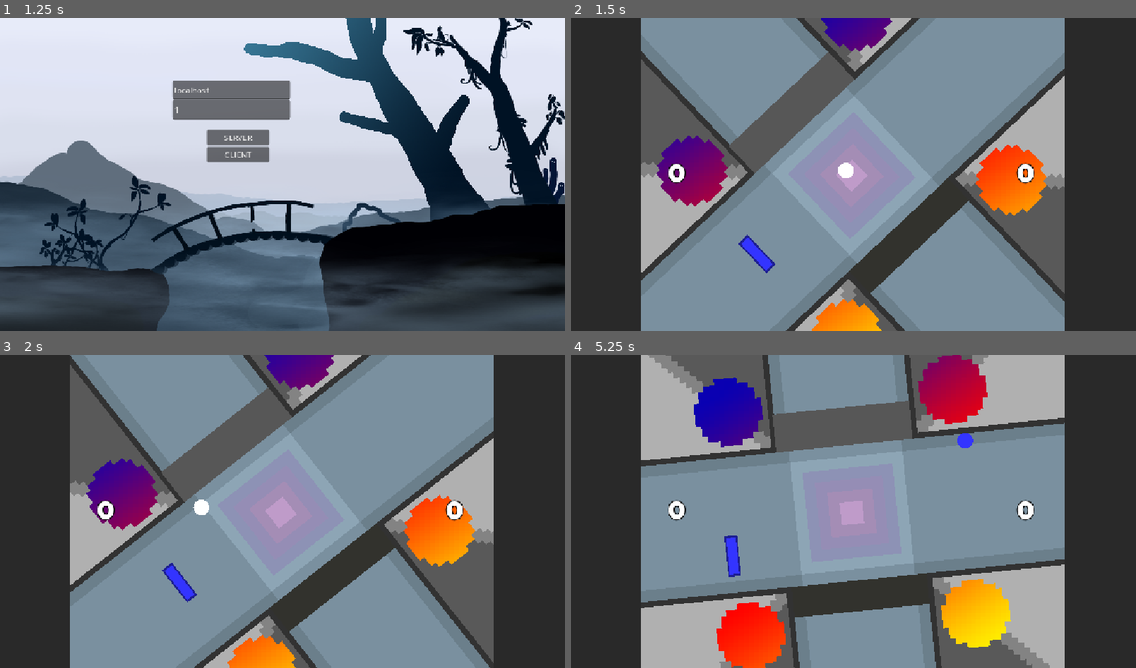
Above: before the commit, frames 1-4 (two rows, left to right).
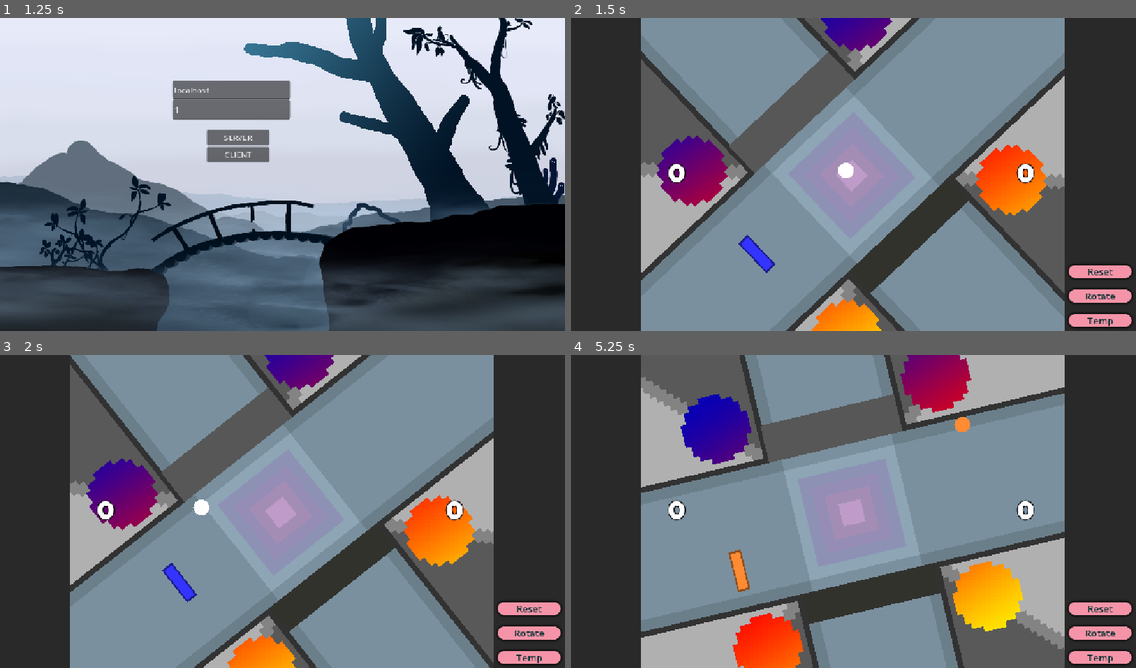
Above: after the commit, the same moments.

Repository: OskarSJ1337/GodotGame
Game: Godot game, scene res://scenes/menus/main_menu.tscn
The game is run twice, just before and just after one commit, with the same random seed, the same clock (stepped at 60 frames per second) and the same inputs.
Inputs (mouse positions are in pixels of both pictures, inside the frame that each line leads up to):
- Up to frame 1 (1.25 s): click "Start" at 0.5 s
- Up to frame 2 (1.5 s): click "CLIENT" at 1.25 s
- Up to frame 3 (2 s): no input
- Up to frame 4 (5.25 s): click (1102, 608) at 2 s, where only the run after the commit has a clickable "Reset"; click (1102, 633) at 2.75 s, where only the run after the commit has a clickable "Rotate"; click (1102, 658) at 3.5 s, where only the run after the commit has a clickable "Temp"; move the mouse to (977, 495) at 4.27 s; hold W (up) 4.28-5.03 s; move the mouse to (740, 527) at 5.02 s; hold S (down) from 5.03 s (still down)

Frame 1 is identical in both runs. In frame 2, 1.3% of the frame differs, in the area x 88-100%, y 79-99%; in frame 3, 1.3%; in frame 4, 22%, in the area x 12-100%, y 0-100%.

Commit message:
Added a reset button and changed project name

Diff:
--- a/project.godot
+++ b/project.godot
@@ -10,7 +10,7 @@
 
 [application]
 
-config/name="Auto Battler v2"
+config/name="Whacky Pong"
 run/main_scene="uid://dsjrjfjbsst5a"
 config/features=PackedStringArray("4.7", "GL Compatibility")
 config/icon="res://icon.svg"
--- a/scenes/battle/game.tscn
+++ b/scenes/battle/game.tscn
@@ -10,6 +10,7 @@
 [ext_resource type="PackedScene" uid="uid://bjlmaor4ohqo8" path="res://scenes/battle/ball.tscn" id="5_l63dy"]
 [ext_resource type="Texture2D" uid="uid://b6cviafai2dtc" path="res://Assets/placeholders/TestBackground.png" id="6_gd1pj"]
 [ext_resource type="FontFile" uid="uid://dm0tf83ellxd4" path="res://Assets/fonts/Boring Time.otf" id="6_wg6ik"]
+[ext_resource type="Script" uid="uid://dgkvw7gm54eay" path="res://scripts/components/reset_board.gd" id="11_ww4su"]
 
 [sub_resource type="SegmentShape2D" id="SegmentShape2D_ig7ix"]
 a = Vector2(143.54266, -144.24979)
@@ -47,6 +48,38 @@
 
 [sub_resource type="RectangleShape2D" id="RectangleShape2D_o32of"]
 size = Vector2(361.3316, 66.46806)
+
+[sub_resource type="StyleBoxFlat" id="StyleBoxFlat_2hqyx"]
+bg_color = Color(0.95969635, 0.5800322, 0.6564213, 1)
+corner_radius_top_left = 16
+corner_radius_top_right = 16
+corner_radius_bottom_right = 16
+corner_radius_bottom_left = 16
+shadow_size = 6
+
+[sub_resource type="StyleBoxFlat" id="StyleBoxFlat_bf6je"]
+bg_color = Color(0.86274654, 0.2967894, 0.4508534, 1)
+corner_radius_top_left = 16
+corner_radius_top_right = 16
+corner_radius_bottom_right = 16
+corner_radius_bottom_left = 16
+shadow_size = 6
+
+[sub_resource type="StyleBoxFlat" id="StyleBoxFlat_uqy5n"]
+bg_color = Color(0.86274654, 0.2967894, 0.4508534, 1)
+corner_radius_top_left = 16
+corner_radius_top_right = 16
+corner_radius_bottom_right = 16
+corner_radius_bottom_left = 16
+shadow_size = 6
+
+[sub_resource type="StyleBoxFlat" id="StyleBoxFlat_rfbvy"]
+bg_color = Color(0.86274654, 0.2967894, 0.4508534, 1)
+corner_radius_top_left = 16
+corner_radius_top_right = 16
+corner_radius_bottom_right = 16
+corner_radius_bottom_left = 16
+shadow_size = 6
 
 [node name="Game" type="Sprite2D" unique_id=1872106350]
 script = ExtResource("1_o32of")
@@ -250,6 +283,57 @@
 scale = Vector2(10.08, 6.8)
 texture = ExtResource("6_gd1pj")
 
+[node name="VBoxContainer" type="VBoxContainer" parent="." unique_id=2088746205]
+anchors_preset = 15
+anchor_right = 1.0
+anchor_bottom = 1.0
+offset_left = 1016.0
+offset_top = 505.0
+offset_right = 1143.0
+offset_bottom = 631.0
+grow_horizontal = 2
+grow_vertical = 2
+size_flags_horizontal = 4
+size_flags_vertical = 4
+theme_override_constants/separation = 23
+
+[node name="Reset" type="Button" parent="VBoxContainer" unique_id=961585201]
+layout_mode = 2
+size_flags_vertical = 10
+theme_override_colors/font_color = Color(0.02990414, 0.19671607, 0.19291523, 1)
+theme_override_font_sizes/font_size = 19
+theme_override_styles/normal = SubResource("StyleBoxFlat_2hqyx")
+theme_override_styles/pressed = SubResource("StyleBoxFlat_bf6je")
+theme_override_styles/hover = SubResource("StyleBoxFlat_uqy5n")
+theme_override_styles/hover_pressed = SubResource("StyleBoxFlat_rfbvy")
+text = "Reset"
+script = ExtResource("11_ww4su")
+
+[node name="Rotate" type="Button" parent="VBoxContainer" unique_id=1545332247]
+layout_mode = 2
+size_flags_horizontal = 5
+size_flags_vertical = 3
+theme_override_colors/font_color = Color(0.02990414, 0.19671607, 0.19291523, 1)
+theme_override_font_sizes/font_size = 19
+theme_override_styles/normal = SubResource("StyleBoxFlat_2hqyx")
+theme_override_styles/pressed = SubResource("StyleBoxFlat_bf6je")
+theme_override_styles/hover = SubResource("StyleBoxFlat_uqy5n")
+theme_override_styles/hover_pressed = SubResource("StyleBoxFlat_rfbvy")
+text = "Rotate"
+
+[node name="Temp" type="Button" parent="VBoxContainer" unique_id=2097595643]
+layout_mode = 2
+size_flags_horizontal = 5
+size_flags_vertical = 3
+theme_override_colors/font_color = Color(0.02990414, 0.19671607, 0.19291523, 1)
+theme_override_font_sizes/font_size = 19
+theme_override_styles/normal = SubResource("StyleBoxFlat_2hqyx")
+theme_override_styles/pressed = SubResource("StyleBoxFlat_bf6je")
+theme_override_styles/hover = SubResource("StyleBoxFlat_uqy5n")
+theme_override_styles/hover_pressed = SubResource("StyleBoxFlat_rfbvy")
+text = "Temp"
+
 [connection signal="body_entered" from="RotatingBorders/Borders/ScoreLeft" to="." method="_on_score_left_body_entered"]
 [connection signal="body_entered" from="RotatingBorders/Borders/ScoreRight" to="." method="_on_score_right_body_entered"]
 [connection signal="timeout" from="BallTimer" to="." method="_on_ball_timer_timeout"]
+[connection signal="pressed" from="VBoxContainer/Reset" to="VBoxContainer/Reset" method="_on_pressed"]
--- /dev/null
+++ b/scripts/components/reset_board.gd
@@ -0,0 +1,5 @@
+extends Button
+
+
+func _on_pressed() -> void:
+	get_tree().reload_current_scene()
--- a/scripts/components/rotating_borders.gd
+++ b/scripts/components/rotating_borders.gd
@@ -11,3 +11,4 @@
 # Called every frame. 'delta' is the elapsed time since the previous frame.
 func _process(delta):
 	rotation += deg_to_rad(rotation_speed) * delta
+	#$"../VBoxContainer/Rotate"
Not shown, added: scripts/components/reset_board.gd.uid
